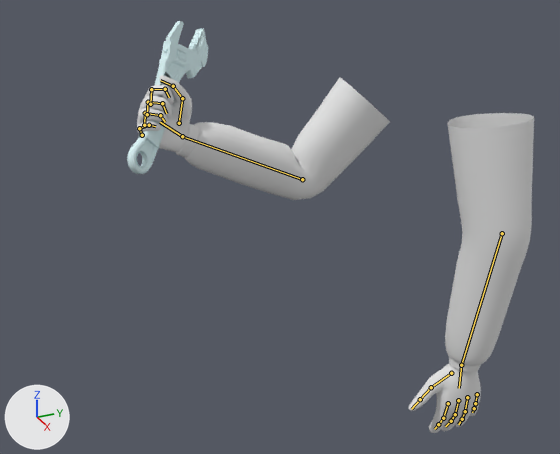
What one commit did to the Blender file weapons/new/FF - Spanner.blend.
Rendered twice from a 50 mm camera at (54.1, -32.7, 13.6) aimed at (-1.0, -7.9, -13.9). Arrows for +X, +Y and +Z are at lower left; the lights stay in place. The first picture is the older version. Both versions are drawn at frame 3 of the action 'hit2'; the numbers are the values there. The bones that change, and the others that lie on the model, are drawn over the model as lines.

Names of what the first picture shows: 'default_arms.002', 'reference_Spanner ref'.
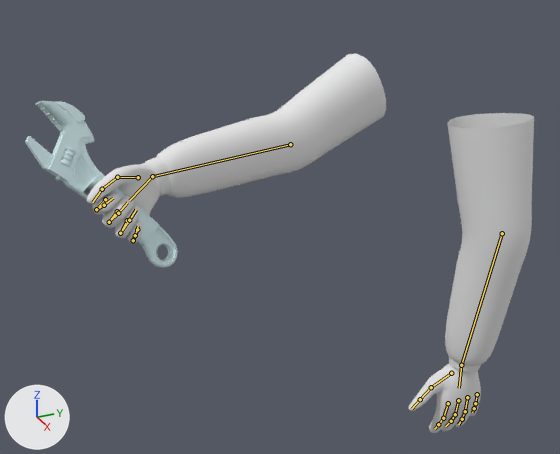
Location of each change, [x1, y1, x2, y2] in pixels of the pictures (560 x 454 px):
'default_arms.002', posed (13% wider, 6% taller)
    before: [137, 75, 534, 433]
    after: [87, 53, 534, 433]
'reference_Spanner ref', posed (88% wider, 9% taller)
    before: [127, 21, 208, 174]
    after: [25, 101, 178, 268]

Diff of the bpy script that builds the scene:
```diff
--- a/weapons/new/FF - Spanner.blend.py
+++ b/weapons/new/FF - Spanner.blend.py
@@ bone_rig_hand_r @@
 bone_rig_hand_r = bpy.data.objects['FF_SKELETON.001'].pose.bones['rig_hand_r']  # child of 'root'
-bone_rig_hand_r.location = (-6.9, -26.5, 14.2)
-bone_rig_hand_r.rotation_euler = (-1.065, -2.653, -0.977)  # degrees (-61, -152, -56)
+bone_rig_hand_r.location = (-7.1, -34.0, 19.0)
+bone_rig_hand_r.rotation_euler = (0.925, 0.0698, 1.937)  # degrees (53, 4, 111)
```
